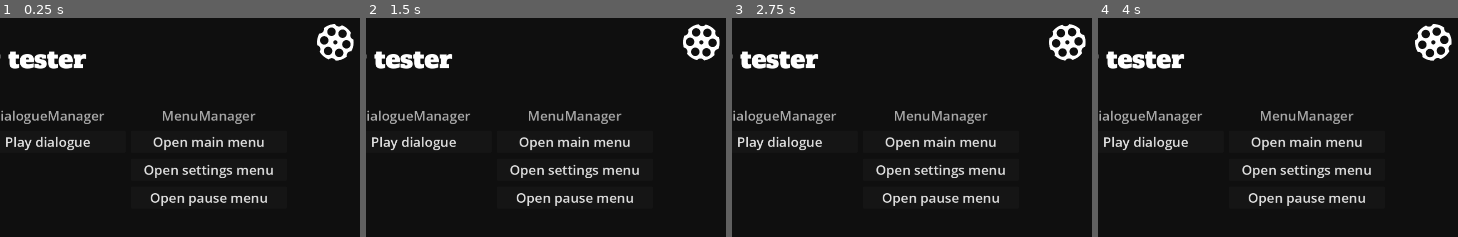
Above: before the commit, frames 1-4 (left to right).
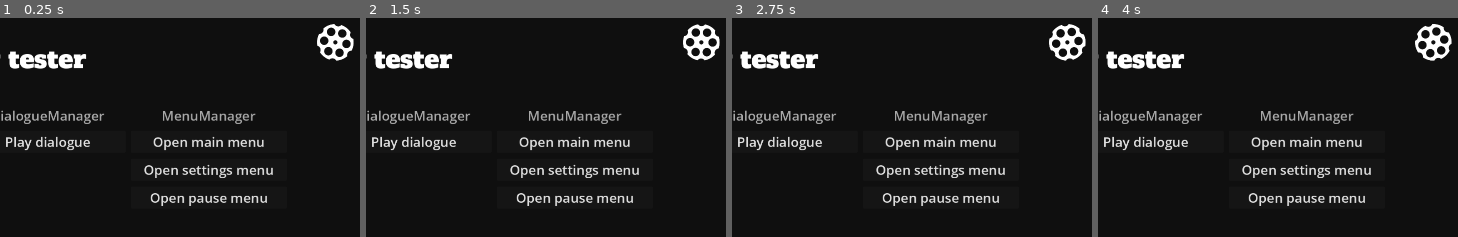
Above: after the commit, the same moments.

Repository: OGSesetti/ses-library
Game: Godot game, scene res://ses/menu manager/scenes/independent menus/testmenu.tscn
The game is run twice, just before and just after one commit, with the same random seed, the same clock (stepped at 60 frames per second) and the same inputs.
Inputs:
- Up to frame 1 (0.25 s): no input
- Up to frame 2 (1.5 s): click "Create manual save" at 0.5 s; click "Create autosave" at 1.25 s
- Up to frame 3 (2.75 s): click "Load save" at 2 s
- Up to frame 4 (4 s): click "Set res value" at 2.75 s; click "Set res variable" at 3.5 s
The pictures show only the part of the screen within x 50-100%, y 0-50%; the shares and areas given below are measured in that part.

The runs differ from the first frame. In frame 1, 0.2% of the frame differs, in the area x 88-99%, y 2-20%; in frame 2, 0.2%; in frame 3, 0.2%; in frame 4, 0.2%.
Error in both runs: Invalid call. Nonexistent function 'save_res_var' in base 'Node (ses_middleware.gd)'. (res://ses/menu)

Commit message:
Moved some files around and added a teeny tiny amount of code
- SettingsManager components moved to their own folder.

- KeybindManager moved from /game_plugins/ to ses/settings manager/scripts/

- SignalManager moved from /game_plugins/ to ses/core_components/

- deleted /game_plugins

- added a miniscule amount of code to MusicManager

Diff:
--- a/project.godot
+++ b/project.godot
@@ -20,8 +20,8 @@
 SesAdmin="*res://ses/core components/ses_admin.gd"
 SaveManager="*res://ses/save manager/save_manager.gd"
 Ses="*res://ses/core components/ses_middleware.gd"
-SettingsManager="*res://ses/settings manager/settings_manager.gd"
-SignalManager="*res://ses/game_plugins/signal_manager.gd"
+SettingsManager="*res://ses/settings manager/scripts/settings_manager.gd"
+SignalManager="*res://ses/core components/signal_manager.gd"
 MenuManager="*res://ses/menu manager/scenes/menu_manager.tscn"
 
 [display]
--- a/ses/audio manager/scenes/audio_manager.tscn
+++ b/ses/audio manager/scenes/audio_manager.tscn
@@ -1,9 +1,6 @@
-[gd_scene load_steps=4 format=3 uid="uid://22nm7ay1m853"]
+[gd_scene load_steps=2 format=3 uid="uid://22nm7ay1m853"]
 
 [ext_resource type="Script" path="res://ses/audio manager/scripts/audio_manager.gd" id="1_w6lly"]
-[ext_resource type="Script" path="res://ses/audio manager/scripts/sound_effect_settings.gd" id="2_s57tt"]
-[ext_resource type="Resource" uid="uid://bjf3y63wlyiam" path="res://ses/audio manager/sound_effect_resources/GUN_JESSE_1.tres" id="3_0w5hp"]
 
 [node name="AudioManager" type="Node2D"]
 script = ExtResource("1_w6lly")
-sound_effects = [ExtResource("2_s57tt"), ExtResource("3_0w5hp")]
--- a/ses/audio manager/scripts/add_sounds.gd
+++ b/ses/audio manager/scripts/add_sounds.gd
@@ -21,7 +21,7 @@
 		scene = PackedScene.new()
 		scene.pack(scene_instance)
 		ResourceSaver.save(scene, scene_path)
-		print("AudioManager update. Reload the editor.")
+		print("AudioManager updated. Reload the editor.")
 
 	else:
 		print("AudioManager was not updated. No new resources were found.")
--- a/ses/core components/ses_config/ses_config.gd
+++ b/ses/core components/ses_config/ses_config.gd
@@ -10,7 +10,7 @@
 #	/SaveManager
 
 #	SettingsManager
-@export var settings_path: String = "res://ses/settings manager/settings_save_folder/settings.tres"	#	Probably a good idea to not touch this
+@export var settings_path: String = "res://ses/settings manager/settings_save_folder/resources/settings.tres"	#	Probably a good idea to not touch this
 #	/SettingsManager
 
 
@@ -23,8 +23,14 @@
 #	/SignalManager
 
 #	AudioManager
+@export var audio_manager_path: String = "res://ses/audio manager/scenes/audio_manager.tscn"
 @export var audio_file_path: String = "res://game assets/audio/"
-@export var audio_manager_path: String = "res://ses/audio manager/scenes/audio_manager.tscn"
 @export var audio_resource_path: String = "res://ses/audio manager/sound_effect_resources/"
 
 #	/AudioManager
+
+#	MusicManager
+@export var music_manager_path: String = "res://ses/music manager/scenes/music_manager.tscn"
+@export var music_file_path: String = "res://game assets/audio/music/"
+@export var music_resource_path: String = "res://ses/music manager/music_resources/"
+#	/MusicManager
--- a/ses/core components/ses_config/ses_config.tscn
+++ b/ses/core components/ses_config/ses_config.tscn
@@ -4,3 +4,4 @@
 
 [node name="Ses_config" type="Node"]
 script = ExtResource("1_dx6ho")
+settings_path = "res://ses/settings manager/settings_save_folder/settings.tres"
--- a/ses/game_plugins/signal_manager.gd
+++ b/ses/core components/signal_manager.gd
@@ -44,19 +44,25 @@
 var mute_global: bool = SesConfig.mute_global_signals
 var mute_ui: bool = SesConfig.mute_ui_signals
 
-var print_node_added = true
+var print_node_added = false
 
+#	Don't be fooled! These need to be here!
 signal standard_signal
 signal command_signal
 signal global_signal
 signal ui_signal
+
+signal stop_bgm
+
+
+
 
 var signal_names =[
 "standard_signal",	#	id, data, mute
 "command_signal",	#	id, command, data
 "global_signal",	#	event, data (for more globally used signals)
 "ui_signal"	,		#	command but for UI
-
+"kill_bgm",			#	kills background music
 ]
 
 
@@ -72,7 +78,7 @@
 		_on_node_added(child)
 		scan_existing_nodes(child)
 
-func _on_node_added(node: Node):
+func _on_node_added(node: Node):	#	tätä voisi siivota
 	var uses_signals = false
 	if print_node_added == true:
 		print("SignalManager: Node found: ", node)
@@ -115,7 +121,7 @@
 func send_ui(id, command, data = ""):
 	if id == null:
 		push_warning("Signal manager: Received instructions with no ID. Delivery can be expected to have failed.")
-	emit_signal("ui_signal", id, command, data)
+	emit_signal("ui_signal", id, command, data)	######################################################
 	if mute_command == false:
 		report_sent_signal("UI-Command", ", ID: ", id, ", Command: ", command, ", Data: ", data)
 
@@ -124,3 +130,7 @@
 	emit_signal("global_signal", command, data)
 	if mute_global == false:
 		report_sent_signal("Global", ", Command: ", command, "Data: " +  data)
+
+func kill_bgm(fade_time: float):
+	emit_signal("stop_bgm", fade_time)
+	print("SignalManager: stopping bgm")
--- a/ses/menu manager/scenes/common elements/loading icon.tscn
+++ b/ses/menu manager/scenes/common elements/loading icon.tscn
@@ -26,7 +26,7 @@
 alignment = 1
 
 [node name="loadingSprite" type="Sprite2D" parent="BoxContainer"]
-rotation = 1.35361
+rotation = 4.46276
 scale = Vector2(0.5, 0.5)
 texture = ExtResource("1_kolp2")
 script = ExtResource("2_2ic5u")
--- a/ses/menu manager/scenes/global menus/settings menu/settings_menu.tscn
+++ b/ses/menu manager/scenes/global menus/settings menu/settings_menu.tscn
@@ -34,7 +34,6 @@
 grow_vertical = 2
 scale = Vector2(1.01101, 1)
 script = ExtResource("1_7wiv5")
-active = null
 
 [node name="MarginContainer" type="MarginContainer" parent="."]
 layout_mode = 1
--- a/ses/menu manager/scripts/settings_menu.gd
+++ b/ses/menu manager/scripts/settings_menu.gd
@@ -54,7 +54,7 @@
 
 	#label.text = setting["display_name"]
 	checkbox.text = setting["display_name"]
-	print(checkbox)
+	#print(checkbox)
 	checkbox.set_pressed(setting["current"])
 
 	checkbox.toggled.connect(Callable(self, "_on_checkbox_toggled").bind(setting))
@@ -72,7 +72,7 @@
 
 	label.text = setting["display_name"]
 
-	print(slider)
+	#print(slider)
 	slider.set_value(setting["current"])
 
 	var address = define_address(setting)
@@ -92,7 +92,7 @@
 		dropdown.add_item(option)
 
 	var address = define_address(setting)
-	print(dropdown)
+	#print(dropdown)
 	address.add_child(dropdown_scene)
 
 
--- a/ses/music manager/scenes/audio_manager.tscn
+++ /dev/null
@@ -1,9 +0,0 @@
-[gd_scene load_steps=4 format=3 uid="uid://bjfuca3acklb1"]
-
-[ext_resource type="Script" path="res://ses/audio manager/scripts/audio_manager.gd" id="1_vnyf5"]
-[ext_resource type="Script" path="res://ses/audio manager/scripts/sound_effect_settings.gd" id="2_saanh"]
-[ext_resource type="Resource" uid="uid://bjf3y63wlyiam" path="res://ses/audio manager/sound_effect_resources/GUN_JESSE_1.tres" id="3_yr0mi"]
-
-[node name="AudioManager" type="Node2D"]
-script = ExtResource("1_vnyf5")
-sound_effects = [ExtResource("2_saanh"), ExtResource("3_yr0mi")]
--- /dev/null
+++ b/ses/music manager/scenes/music_manager.tscn
@@ -0,0 +1,6 @@
+[gd_scene load_steps=2 format=3 uid="uid://bjfuca3acklb1"]
+
+[ext_resource type="Script" path="res://ses/music manager/scripts/music_manager.gd" id="1_1lq4t"]
+
+[node name="MusicManager" type="Node2D"]
+script = ExtResource("1_1lq4t")
--- a/ses/music manager/scripts/add_songs.gd
+++ b/ses/music manager/scripts/add_songs.gd
@@ -1,9 +1,9 @@
 @tool
 extends EditorScript
 
-var scene_path = SesConfig.audio_manager_path	# AudioManager	"res://ses/audio manager/scenes/audio_manager.tscn"
+var scene_path = SesConfig.music_manager_path	# AudioManager	"res://ses/music manager/scenes/music_manager.tscn"
 var scene: PackedScene = load(scene_path)
-var resource_folder_path: String = SesConfig.audio_resource_path
+var resource_folder_path: String = SesConfig.music_resource_path
 var resource_files: PackedStringArray = DirAccess.get_files_at(resource_folder_path)
 
 var modified: bool
@@ -13,19 +13,18 @@
 	for file: String in resource_files:
 		var file_path: String = resource_folder_path + "/" + file
 		var resource: Resource = load(file_path)
-		if resource != null and not resource in scene_instance.sound_effects:
+		if resource != null and not resource in scene_instance.sound_tracks:
 			modified = true
-			scene_instance.sound_effects.append(resource)
+			scene_instance.sound_tracks.append(resource)
 
 	if modified == true:
 		scene = PackedScene.new()
 		scene.pack(scene_instance)
 		ResourceSaver.save(scene, scene_path)
-		print("AudioManager update. Reload the editor.")
+		print("MusicManager updated. Reload the editor.")
 
 	else:
-		print("AudioManager was not updated. No new resources were found.")
-
+		print("MusicManager was not updated. No new resources were found.")
 
 
 
@@ -75,13 +74,13 @@
 
 pseudokoodi:
 
-	enum sound_effects	-	tee joku ulkoinen lista
+	enum sound_tracks	-	tee joku ulkoinen lista
 
-	added_sound_effects = [array kai? tai dict?s]				-	Vissiin dict. Export varratut asetuselementit voisi olla tässä
+	added_sound_tracks = [array kai? tai dict?s]				-	Vissiin dict. Export varratut asetuselementit voisi olla tässä
 
 	_run():
 
-		var sounds = hae sound_effects_enumit
+		var sounds = hae sound_tracks_enumit
 		var added_sounds = {}
 
 		for sound in sounds:
--- a/ses/music manager/scripts/music_manager.gd
+++ b/ses/music manager/scripts/music_manager.gd
@@ -1,59 +1,44 @@
-####################	AUDIO MANAGER	####################
+####################	MUSIC MANAGER	####################
 
-#	Spike prevention and file managing method ideas have been nicked from the AudioManager system by Aarimous:
-#	https://github.com/Aarimous/AudioManager
-#	Modifications made by me include: More accurate volume scaling, adjustable volume from the function call, logarithmic pitch scaling that SHOULD work a bit better
+#	Literally the same shit as Audio Manager. Go look at that for more info.
 
 
-#	sound_effects = the resources that are used in playing sound effects
-#	sound_effect_files = the audio files
 @tool
 extends Node2D
 
-var sound_effect_dict: Dictionary = {}
+var sound_track_dict: Dictionary = {}
 
-@export var sound_effects: Array[SoundEffect]
+@export var sound_tracks: Array[SoundTrack]
 
 func _ready() -> void:
-	for sound_effect in sound_effects:
-		sound_effect_dict[sound_effect.type] = sound_effect
+	for sound_track in sound_tracks:
+		sound_track_dict[sound_track.type] = sound_track
 
 
 func calculate_volume(setting_vol: float, parameter_vol:) -> float:
 	var vol = setting_vol * parameter_vol
 	return vol
 
-func randomize_pitch(pitch_variance: float) -> float:
-	var pitch = randf_range(1.0 - pitch_variance, 1.0 + pitch_variance)
-	return pitch
-
-
-
 
 #	Audio playing shit:
 
-func play_global(type: SoundEffect.sound_effect_type, vol_modifier: float = 1.0, disable_random_pitch: bool = false):
-	if sound_effect_dict.has(type):
-		var sound_effect: SoundEffect = sound_effect_dict[type]
-		if sound_effect.has_open_limit():
-			sound_effect.change_audio_count(1)
+func play_song(type: SoundTrack.sound_track_type, vol_modifier: float = 1.0):
+	if sound_track_dict.has(type):
+		var sound_track: SoundTrack = sound_track_dict[type]
+		if sound_track.has_open_limit():
+			sound_track.change_audio_count(1)
 			var new_audio: AudioStreamPlayer = AudioStreamPlayer.new()
 			add_child(new_audio)
-			new_audio.stream = sound_effect.sound_effect
+			new_audio.stream = sound_track.sound_track
 
 
-			var volume = calculate_volume(sound_effect.volume, vol_modifier)
+			var volume = calculate_volume(sound_track.volume, vol_modifier)
 			new_audio.volume_db = linear_to_db(volume)
 
 
-			new_audio.pitch_scale = sound_effect.pitch_scale
+			new_audio.pitch_scale = sound_track.pitch_scale
 
-			if disable_random_pitch == false:
-				var pitch_variation = randomize_pitch(sound_effect.pitch_variance)
-				new_audio.pitch_scale = new_audio.pitch_scale * pitch_variation
-
-
-			new_audio.finished.connect(sound_effect.on_audio_finished)
+			new_audio.finished.connect(sound_track.on_audio_finished)
 			new_audio.finished.connect(new_audio.queue_free)
 			new_audio.play()
 	else:
@@ -62,37 +47,8 @@
 
 
 
-func play_locational(location: Vector2, type: SoundEffect.sound_effect_type, vol_modifier: float = 1.0, disable_random_pitch: bool = false):
-	if sound_effect_dict.has(type):
-		var sound_effect: SoundEffect = sound_effect_dict[type]
-		if sound_effect.has_open_limit():
-			sound_effect.change_audio_count(1)
-			var new_audio_2d: AudioStreamPlayer2D = AudioStreamPlayer2D.new()
-			add_child(new_audio_2d)
-			new_audio_2d.position = location
-			new_audio_2d.stream = sound_effect.sound_effect
 
 
-			var volume = calculate_volume(sound_effect.volume, vol_modifier)
-			new_audio_2d.volume_db = linear_to_db(volume)
-
-
-			new_audio_2d.pitch_scale = sound_effect.pitch_scale
-
-			if disable_random_pitch == false:
-				var pitch_variation = randomize_pitch(sound_effect.pitch_variance)
-				new_audio_2d.pitch_scale = new_audio_2d.pitch_scale * pitch_variation
-
-
-			new_audio_2d.finished.connect(sound_effect.on_audio_finished)
-			new_audio_2d.finished.connect(new_audio_2d.queue_free)
-			new_audio_2d.play()
-	else:
-		push_error("AudioManager failed to find settings for type: ", type)
-
-
-func play_song():
-	pass
 
 func stop_song():
 	pass
--- a/ses/music manager/scripts/music_settings.gd
+++ b/ses/music manager/scripts/music_settings.gd
@@ -1,32 +1,21 @@
-class_name SoundEffect
+class_name SoundTrack
 extends Resource
 
-enum sound_effect_type {	#	ÄÄNET TÄNNE
-GUN_JESSE_1,
-GUN_JESSE_2,
-FOOTSTEPS
+var uses_signals = true
+
+enum sound_track_type {	#	ÄÄNET TÄNNE
+MAIN_MENU_THEME,
+TEXAS_THEME,
+BATTLE_THEME
 
 }
 
 
 
-@export_range (0, 10) var limit: int = 5
-@export var type: sound_effect_type
-@export var sound_effect: AudioStream	#	saattaa paskoa housuun
+@export var type: sound_track_type
+@export var sound_track: AudioStream	#	Tää type saattaa paskoa housuun. Originalissa on AudioStreamMP3 tai jtn
 @export_range(0.0, 2.0,.01) var volume: float = 1.0
 @export_range(0.0, 4.0,.01) var pitch_scale: float = 1.0
-@export_range(0.0, 1.0,.01) var pitch_variance: float = 0.0
+
 
 var audio_count: int = 0
-
-
-func change_audio_count(amount: int) -> void:
-	audio_count = max(0, audio_count + amount)
-
-
-func has_open_limit() -> bool:
-	return audio_count < limit
-
-
-func on_audio_finished() -> void:
-	change_audio_count(-1)
--- a/ses/settings manager/settings_save_folder/settings.tres
+++ b/ses/settings manager/settings_save_folder/settings.tres
@@ -1,6 +1,6 @@
 [gd_resource type="Resource" script_class="SettingsResource" load_steps=2 format=3]
 
-[ext_resource type="Script" path="res://ses/settings manager/settings_resource.gd" id="1_05tsu"]
+[ext_resource type="Script" path="res://ses/settings manager/resources/settings_resource.gd" id="1_05tsu"]
 
 [resource]
 script = ExtResource("1_05tsu")
Renamed: ses/settings manager/settings_resource.gd -> ses/settings manager/resources/settings_resource.gd
Renamed: ses/game_plugins/keybind_manager.gd -> ses/settings manager/scripts/keybind_manager.gd
Renamed: ses/settings manager/settings_manager.gd -> ses/settings manager/scripts/settings_manager.gd
